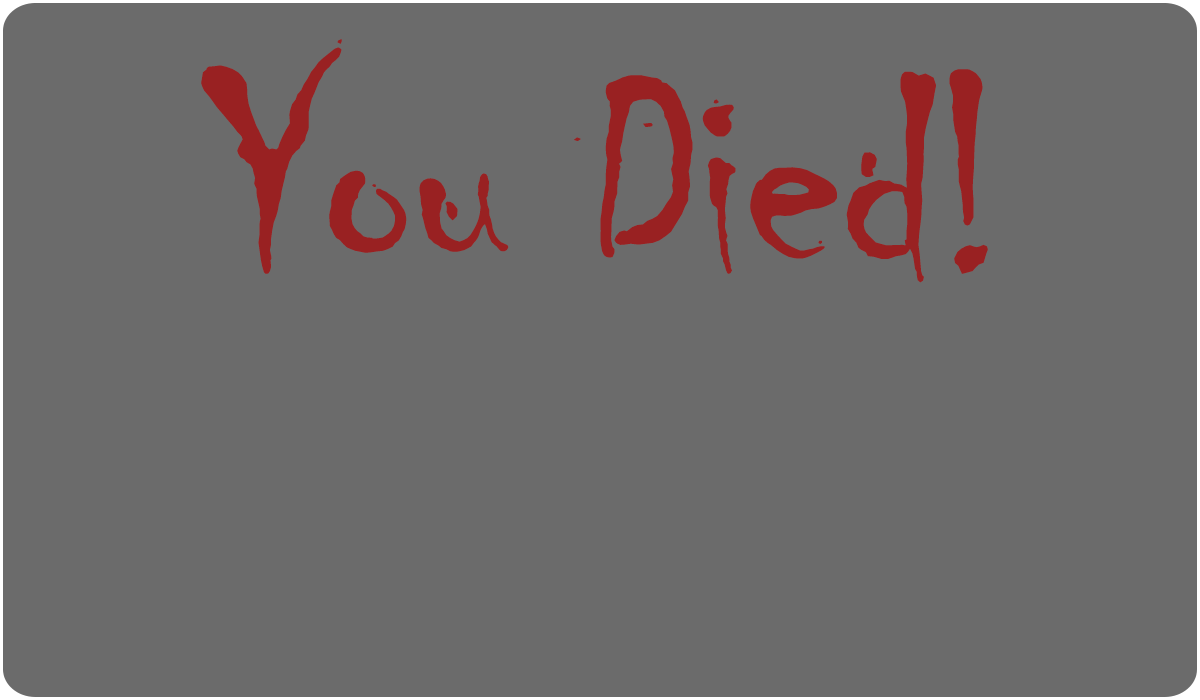
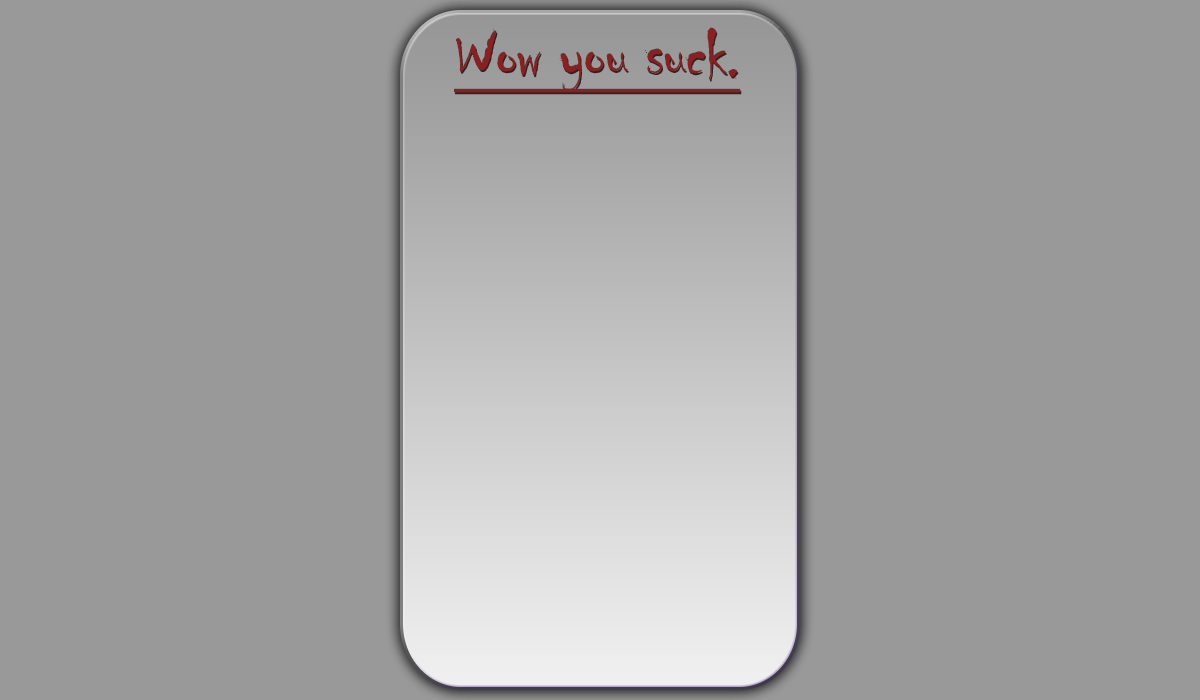
Layer changes from the first 1200×700 image to the second:
renamed "You Died!" to "Wow you suck.", painted on it over [left=201, top=27, right=988, bottom=283]
"Rounded Rectangle 1": opacity 86% → 100%, painted on it over [left=0, top=0, right=1200, bottom=700]
added layer "Layer 1" (85%) over [left=0, top=0, right=1200, bottom=700]
